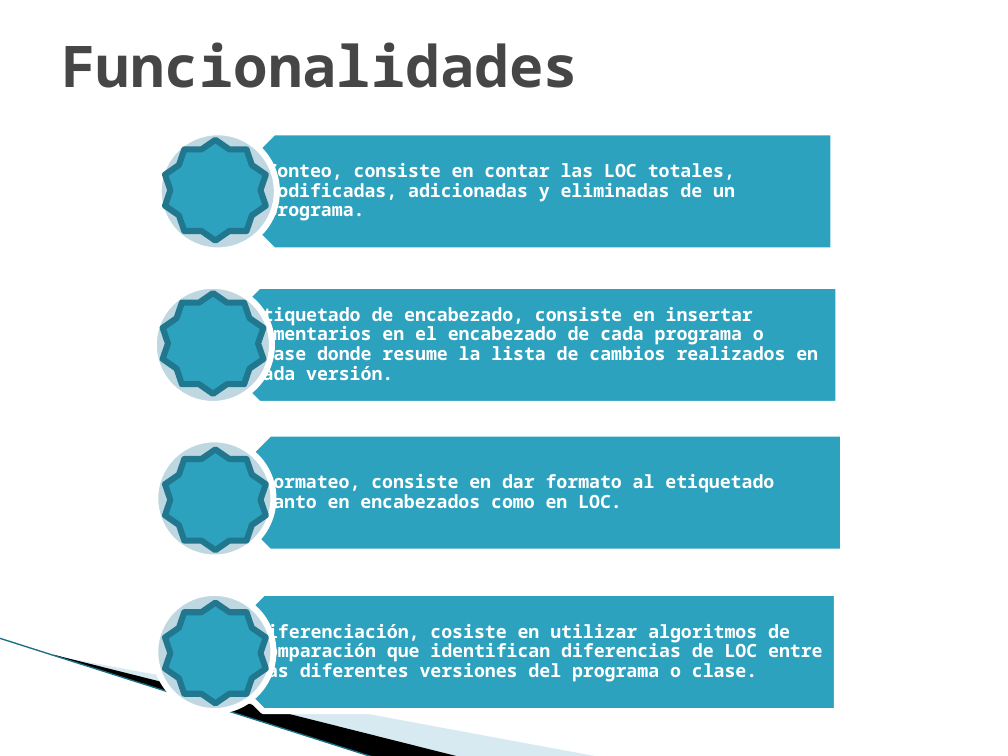
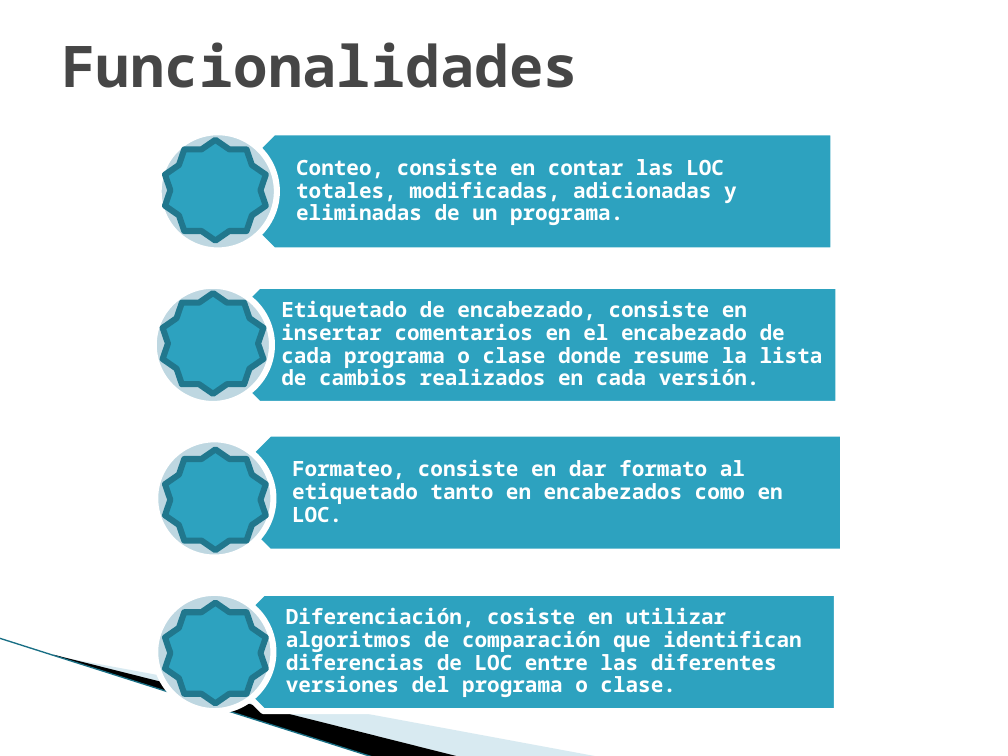
Before and after one commit to jlsarmientoh/tsp_change_counter, a slide deck: slide 3 of docs/NoteBook/Project cycle reports/TSPi – Ciclo 1.pptx. Drawn at 1008x756 pixels with LibreOffice and Linux fonts; fonts in the diff are those of the drawing; background and template pictures are left out. Boxes give left, top, right and bottom in pixels: in the first picture for what was removed or moved away, otherwise in the second. Text is boxed around its words. In the diff, an @@ line names an element or a change of style, - is before the commit and + after.

```diff
--- a/docs/NoteBook/Project cycle reports/TSPi – Ciclo 1.pptx
+++ b/docs/NoteBook/Project cycle reports/TSPi – Ciclo 1.pptx
@@ text "Conteo, consiste en contar las ...": place and size @@
-text "Conteo, consiste en contar las ..." at [267, 160, 735, 222]
+text "Conteo, consiste en contar las ..." at [296, 158, 737, 225]
@@ text "Etiquetado de encabezado, consiste en ...": place and size @@
-text "Etiquetado de encabezado, consiste en ..." at [252, 304, 818, 386]
+text "Etiquetado de encabezado, consiste en ..." at [281, 300, 823, 385]
@@ size 13 to 15 pt in 4 elements at [296, 158, 737, 225], [281, 300, 823, 385], [286, 607, 801, 697], [292, 459, 783, 522] @@
@@ text "Formateo, consiste en dar formato ...": place and size @@
-text "Formateo, consiste en dar formato ..." at [262, 471, 774, 514]
+text "Formateo, consiste en dar formato ..." at [292, 459, 783, 522]
@@ text "Diferenciación, cosiste en utilizar algoritmos ...": place and size @@
-text "Diferenciación, cosiste en utilizar algoritmos ..." at [256, 621, 822, 683]
+text "Diferenciación, cosiste en utilizar algoritmos ..." at [286, 607, 801, 697]
```
Also in this commit, not shown: 15 other slides changed.
